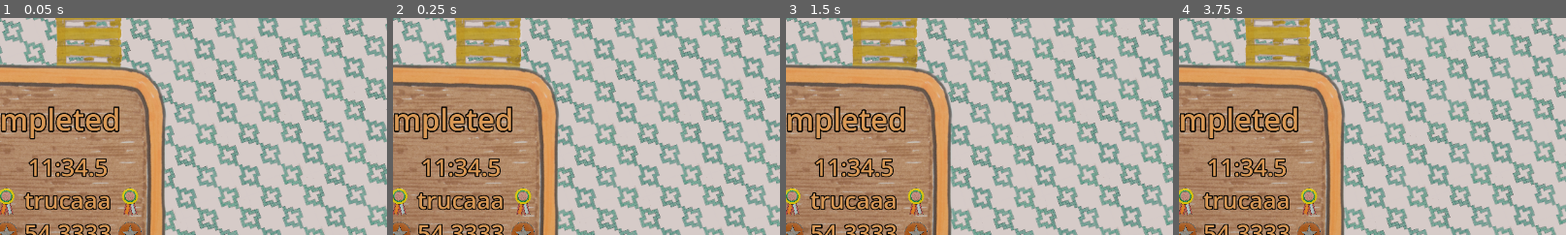
Above: before the commit, frames 1-4 (left to right).
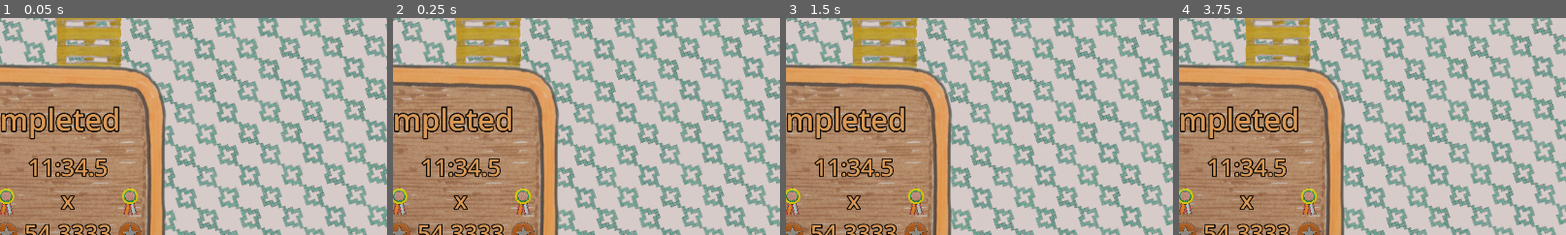
Above: after the commit, the same moments.

Repository: MathieuVavrille/market-drift
Game: Godot game, scene res://main.tscn
The game is run twice, just before and just after one commit, with the same random seed, the same clock (stepped at 60 frames per second) and the same inputs.
Inputs (mouse positions are % of the whole screen's width and height, from its top left):
- Up to frame 1 (0.05 s): no input
- Up to frame 2 (0.25 s): no input
- Up to frame 3 (1.5 s): click (42, 64) at 0.52 s; click (42, 64) at 1.27 s
- Up to frame 4 (3.75 s): click (42, 64) at 2.02 s; tap Enter (ui_accept) at 2.75, 3.02, 3.5 s; move the mouse to (72, 45) at 2.77 s; hold Right (ui_right) 2.78-3.53 s; hold Ctrl (turn) 2.78-3.53 s; move the mouse to (30, 55) at 3.52 s; hold Down (ui_down) from 3.53 s (still down); tap Ctrl (turn) at 3.6 s
The pictures show only the part of the screen within x 50-100%, y 0-50%; the shares and areas given below are measured in that part.

The runs differ from the first frame. In frame 1, 1.2% of the frame differs, in the area x 6-29%, y 80-89%; in frame 2, 1.2%; in frame 3, 1.2%; in frame 4, 1.2%.

Commit message:
adding logic for times (start)

Diff:
--- /dev/null
+++ b/LevelTimes.gd
@@ -0,0 +1,9 @@
+class_name LevelTimes
+extends Node
+
+@export var pb_time: float = 0.0
+
+@export var author_time: float = 0.0
+@export var gold_time: float = 0.0
+@export var silver_time: float = 0.0
+@export var bronze_time: float = 0.0
--- a/main.tscn
+++ b/main.tscn
@@ -8,6 +8,7 @@
 [ext_resource type="Texture2D" uid="uid://dabjcw8mkfdmy" path="res://assets/market_tiles/pallet.png" id="6_7mycd"]
 [ext_resource type="PackedScene" uid="uid://by2awiggnmed3" path="res://register.tscn" id="7_272bh"]
 [ext_resource type="PackedScene" uid="uid://bs2mg5xyq08mw" path="res://ui/level_end.tscn" id="8_5vw27"]
+[ext_resource type="Script" uid="uid://brc0v2j0cx8ge" path="res://LevelTimes.gd" id="9_kek77"]
 
 [sub_resource type="TileSetAtlasSource" id="TileSetAtlasSource_5vw27"]
 texture = ExtResource("3_lquwl")
@@ -93,4 +94,13 @@
 
 [node name="LevelEnd" parent="." instance=ExtResource("8_5vw27")]
 
+[node name="LevelTimes" type="Node" parent="."]
+script = ExtResource("9_kek77")
+pb_time = 20.0
+author_time = 5.0
+gold_time = 10.0
+silver_time = 15.0
+bronze_time = 30.0
+metadata/_custom_type_script = "uid://brc0v2j0cx8ge"
+
 [connection signal="finished" from="Register" to="." method="_on_register_finished"]
--- a/ui/level_end.gd
+++ b/ui/level_end.gd
@@ -1,6 +1,35 @@
 extends CanvasLayer
 
 
+func appear(current_time: float, level_times: LevelTimes):
+	print("appear")
 
-func _on_my_button_pressed() -> void:
-	print("pressed")
+func format_time(time_seconds: float) -> String:
+	# floor to the tenth
+	var tenths := int(floor(time_seconds * 10.0))
+	var total_seconds := tenths / 10
+	var minutes := total_seconds / 60
+	var seconds := total_seconds % 60
+	var tenth := tenths % 10
+	if minutes > 0:
+		return "%d:%02d.%d" % [minutes, seconds, tenth]
+	else:
+		return "%02d.%d" % [seconds, tenth]
+
+
+func set_times(current, level_times):
+	if current > level_times.gold_time:
+		$Control/Times/MedalL.visible = false
+		$Control/Times/MedalR.visible = false
+
+
+func _on_restart_button_pressed() -> void:
+	print("restart")
+
+
+func _on_next_button_pressed() -> void:
+	print("next")
+
+
+func _on_quit_button_pressed() -> void:
+	print("quit")
--- a/ui/level_end.tscn
+++ b/ui/level_end.tscn
@@ -64,29 +64,6 @@
 theme_override_constants/outline_size = 20
 theme_override_font_sizes/font_size = 128
 text = "Level Completed"
-
-[node name="PB" type="Label" parent="Control"]
-layout_mode = 1
-anchors_preset = 8
-anchor_left = 0.5
-anchor_top = 0.5
-anchor_right = 0.5
-anchor_bottom = 0.5
-offset_left = -58.0
-offset_top = -126.0
-offset_right = 854.0
-offset_bottom = 291.0
-grow_horizontal = 2
-grow_vertical = 2
-scale = Vector2(0.35, 0.35)
-theme_override_colors/font_color = Color(0.847059, 0.596078, 0.333333, 1)
-theme_override_colors/font_outline_color = Color(0, 0, 0, 1)
-theme_override_constants/outline_size = 17
-theme_override_font_sizes/font_size = 100
-text = "11:34.5
-trucaaa
-54.3333"
-horizontal_alignment = 1
 
 [node name="MultiMedal" parent="Control" instance=ExtResource("1_32sc8")]
 position = Vector2(-100, -52)
@@ -203,22 +180,59 @@
 theme_override_font_sizes/font_size = 100
 text = "Quit"
 
-[node name="PbRibbonL" type="Sprite2D" parent="Control"]
-position = Vector2(10, -50)
+[node name="Times" type="Control" parent="Control"]
+layout_mode = 1
+anchors_preset = 8
+anchor_left = 0.5
+anchor_top = 0.5
+anchor_right = 0.5
+anchor_bottom = 0.5
+offset_left = 102.0
+offset_top = -49.0
+offset_right = 102.0
+offset_bottom = -49.0
+grow_horizontal = 2
+grow_vertical = 2
+
+[node name="PB" type="Label" parent="Control/Times"]
+layout_mode = 1
+anchors_preset = 8
+anchor_left = 0.5
+anchor_top = 0.5
+anchor_right = 0.5
+anchor_bottom = 0.5
+offset_left = -160.0
+offset_top = -77.0
+offset_right = 752.0
+offset_bottom = 340.0
+grow_horizontal = 2
+grow_vertical = 2
+scale = Vector2(0.35, 0.35)
+theme_override_colors/font_color = Color(0.847059, 0.596078, 0.333333, 1)
+theme_override_colors/font_outline_color = Color(0, 0, 0, 1)
+theme_override_constants/outline_size = 17
+theme_override_font_sizes/font_size = 100
+text = "11:34.5
+x
+54.3333"
+horizontal_alignment = 1
+
+[node name="PbRibbonL" type="Sprite2D" parent="Control/Times"]
+position = Vector2(-92, -1)
 scale = Vector2(0.05, 0.05)
 texture = ExtResource("5_vymvp")
 
-[node name="PbRibbonR" type="Sprite2D" parent="Control"]
-position = Vector2(194, -50)
+[node name="PbRibbonR" type="Sprite2D" parent="Control/Times"]
+position = Vector2(92, -1)
 scale = Vector2(0.05, 0.05)
 texture = ExtResource("5_vymvp")
 
-[node name="MedalL" parent="Control" instance=ExtResource("6_ovx2h")]
-position = Vector2(10, -3)
+[node name="MedalL" parent="Control/Times" instance=ExtResource("6_ovx2h")]
+position = Vector2(-92, 46)
 scale = Vector2(0.07, 0.07)
 
-[node name="MedalR" parent="Control" instance=ExtResource("6_ovx2h")]
-position = Vector2(194, -3)
+[node name="MedalR" parent="Control/Times" instance=ExtResource("6_ovx2h")]
+position = Vector2(92, 46)
 scale = Vector2(0.07, 0.07)
 
 [node name="Node2D" type="Node2D" parent="."]
@@ -247,6 +261,6 @@
 position = Vector2(593, 180)
 shape = SubResource("RectangleShape2D_ovx2h")
 
-[connection signal="pressed" from="Control/Restart/Button" to="." method="_on_my_button_pressed"]
-[connection signal="pressed" from="Control/Next/Button" to="." method="_on_my_button_pressed"]
-[connection signal="pressed" from="Control/Quit/Button" to="." method="_on_my_button_pressed"]
+[connection signal="pressed" from="Control/Restart/Button" to="." method="_on_restart_button_pressed"]
+[connection signal="pressed" from="Control/Next/Button" to="." method="_on_next_button_pressed"]
+[connection signal="pressed" from="Control/Quit/Button" to="." method="_on_quit_button_pressed"]
Not shown, added: LevelTimes.gd.uid
Not shown: 1 places in main.tscn that only renumber resources
